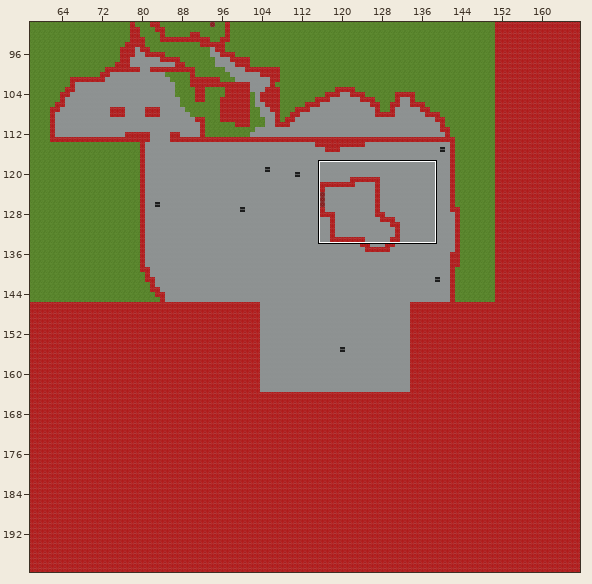
An edit to a level. Tiled map, assets/tiles/cam_test/level1.tmx. The first picture is a wide view before the edit; the outline marks the close-up.
Close-up. The starting point:
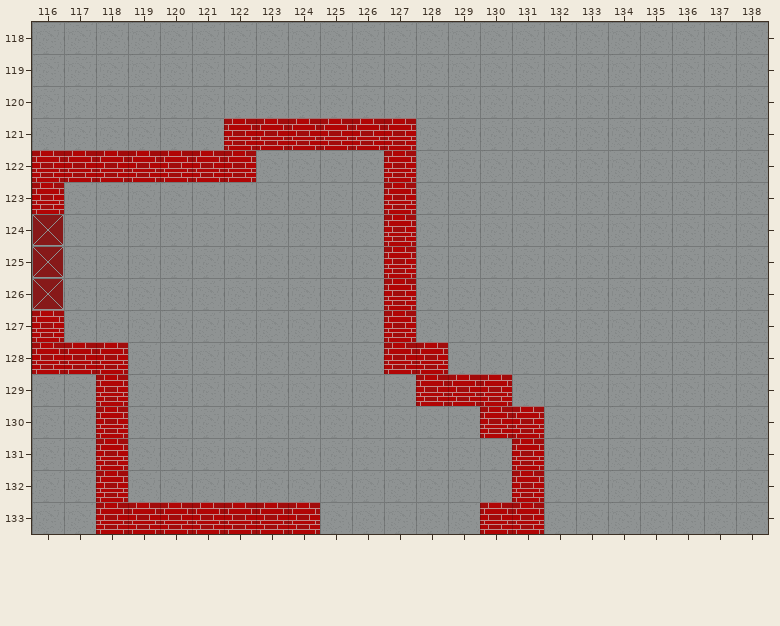
Cells are 32x32 px. Shown: x 116..138, y 118..133.
Once edited:
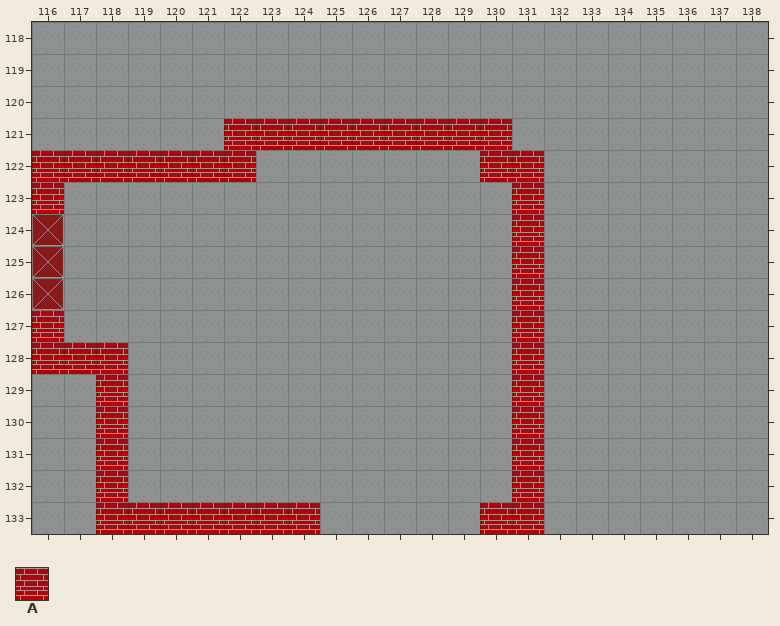
Key: from "Main": A 2.
_ is an empty cell.
Tiles replaced or removed in this view: A.
Edits made:
Changed rows in their new state; . is an unchanged cell.
Layer "walls":
first column x 127:
121 .AAA.
122 _..AA
123 _...A
124 _...A
125 _...A
126 _...A
127 _...A
128 __..A
129 .___A
130 ..._.
Pixel boxes of the changes (left, top, right, bottom) in both close-ups:
changed: (384, 118, 544, 438)
